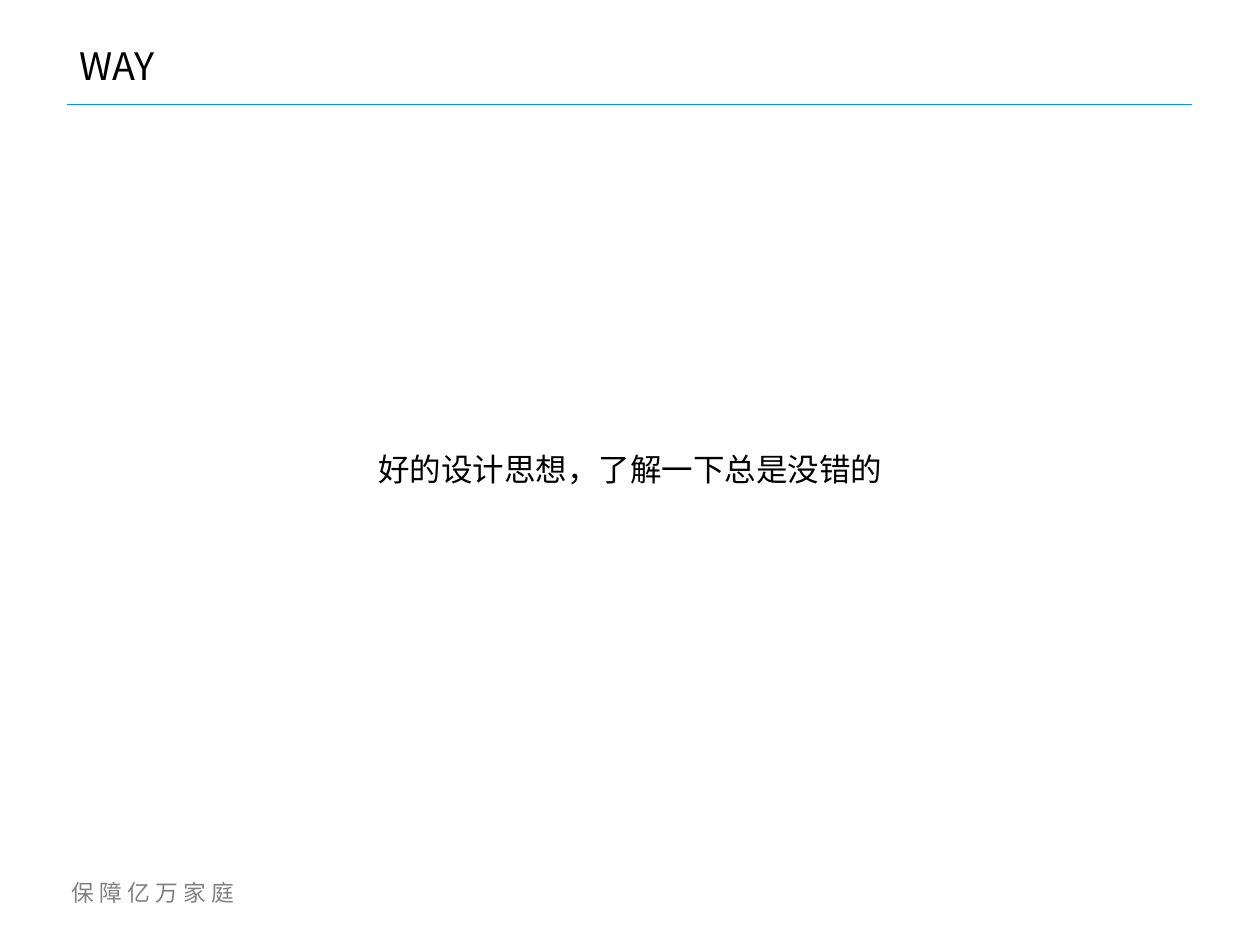
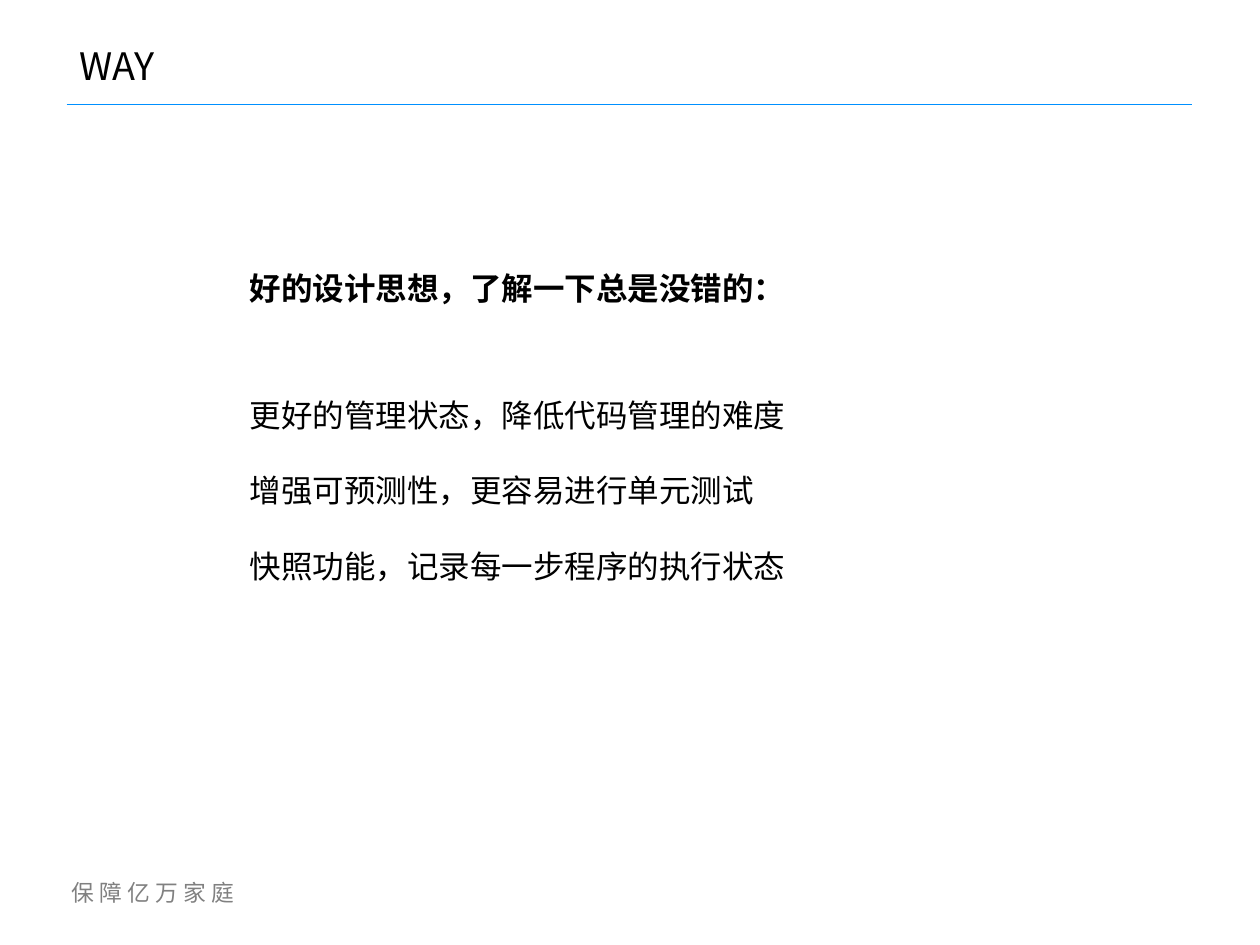
Before and after one commit to apathyjade/demo-utils, a slide deck: slide 5 of redux/水滴模版.pptx (slide 4 before the commit). Drawn at 1260x945 pixels with LibreOffice and Linux fonts; fonts in the diff are those of the drawing; background and template pictures are left out. Boxes give left, top, right and bottom in pixels: in the first picture for what was removed or moved away, otherwise in the second. Text is boxed around its words. In the diff, an @@ line names an element or a change of style, - is before the commit and + after.

```diff
--- a/redux/水滴模版.pptx
+++ b/redux/水滴模版.pptx
@@ text at [250,273,786,305]: text changed; bold on @@
-好的设计思想，了解一下总是没错的
+好的设计思想，了解一下总是没错的：
@@ text added at [250,400,786,581], 18 pt, text #000000 @@
+更好的管理状态，降低代码管理的难度
+增强可预测性，更容易进行单元测试
+快照功能，记录每一步程序的执行状态
```
Also in this commit, not shown: 2 slides added, 1 slide removed.
